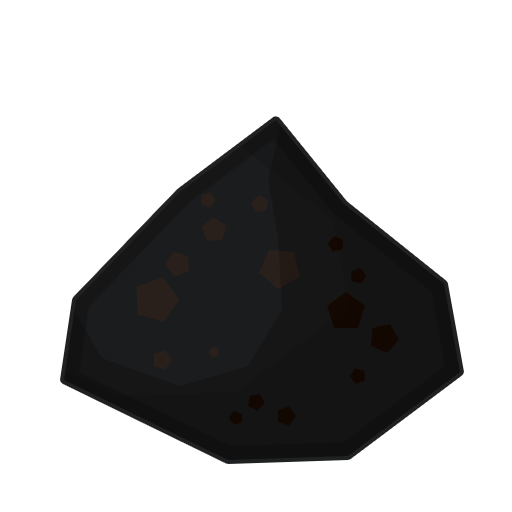
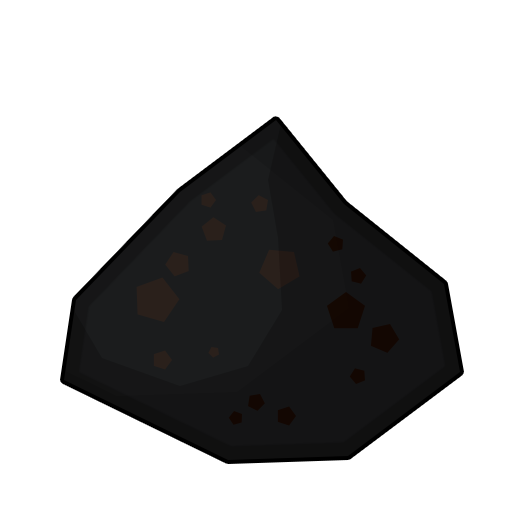
Comparing the layer stacks of the two 512×512 images. Changes:
pixels changed over bbox(60, 116, 464, 464) (layer not identified)
